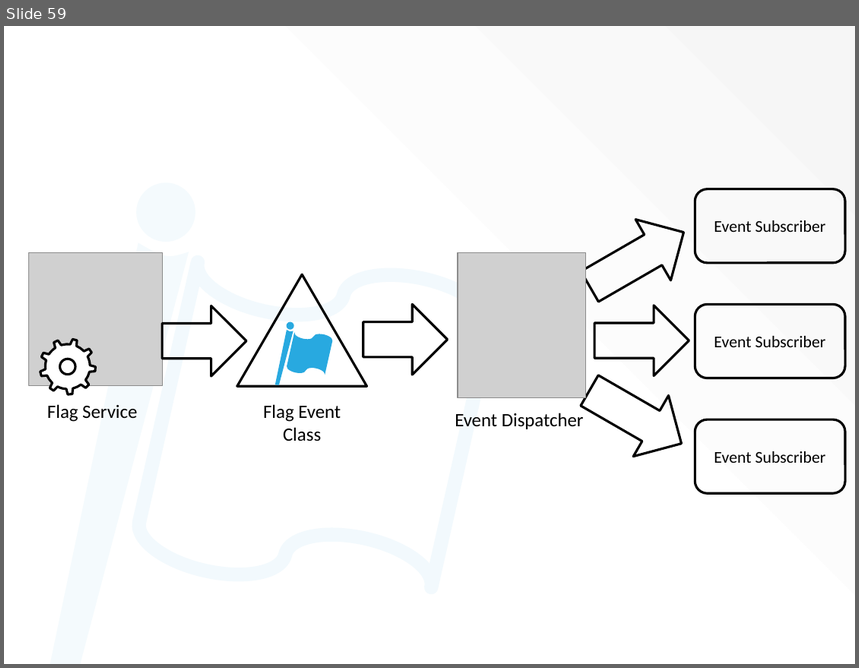
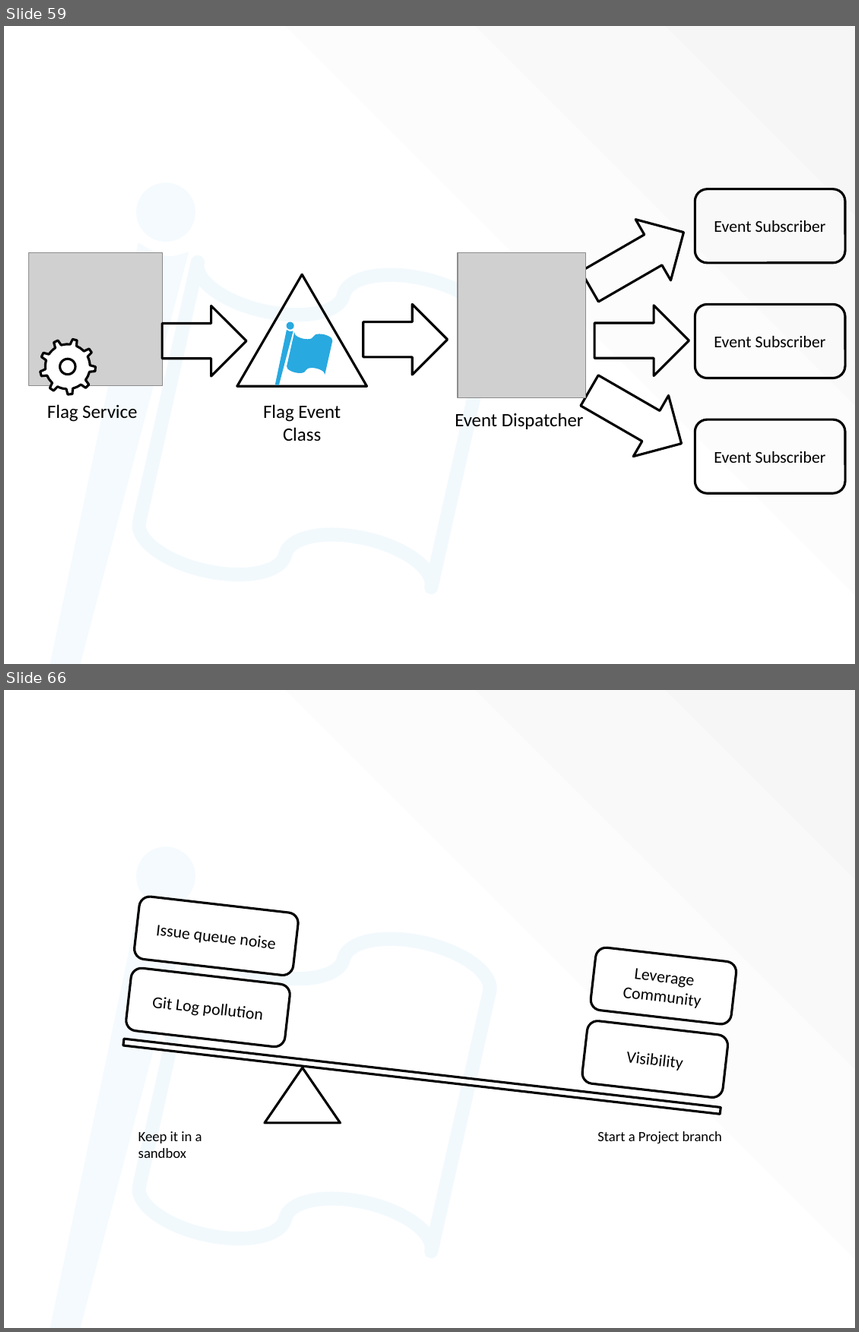
Before and after one commit to socketwench/portingFlagToDrupal8, a slide deck: src/flagOnD8.pptx. Shown one above the other, each under a label of ours: slide 59 before the commit, slides 59 and 66 after it; the slides between them are not shown. The pictures are 859x668 and 859x1332 pixels, drawn with LibreOffice and Linux fonts; fonts in the diff are those of the drawing; grey boxes stand for pictures; background and template pictures are left out. Boxes give left, top, right and bottom in pixels: in the first picture for what was removed or moved away, otherwise in the second. Text is boxed around its words. In the diff, an @@ line names an element or a change of style, - is before the commit and + after.

```diff
--- a/src/flagOnD8.pptx
+++ b/src/flagOnD8.pptx
@@ slide 66 added at (4,690,855,1328), background #FFFFFF; not listed: 4 template elements that a slide beside it also shows @@
@@ group added at (123,895,737,1114): 4 rounded rectangles, 1 rectangle @@
+Git Log pollution
+Visibility
+Issue queue noise
+Leverage Community
@@ triangle added at (265,1068,340,1123), fill #FFFFFF, outline #000000 2 pt @@
@@ text added at (139,1132,202,1158), 12 pt, text #000000 @@
+Keep it in a
+sandbox
@@ text added at (598,1132,722,1144), 12 pt, text #000000 @@
+Start a Project branch
```
Also in this commit, not shown: 7 slides changed, 7 other slides added, 27 other files.
